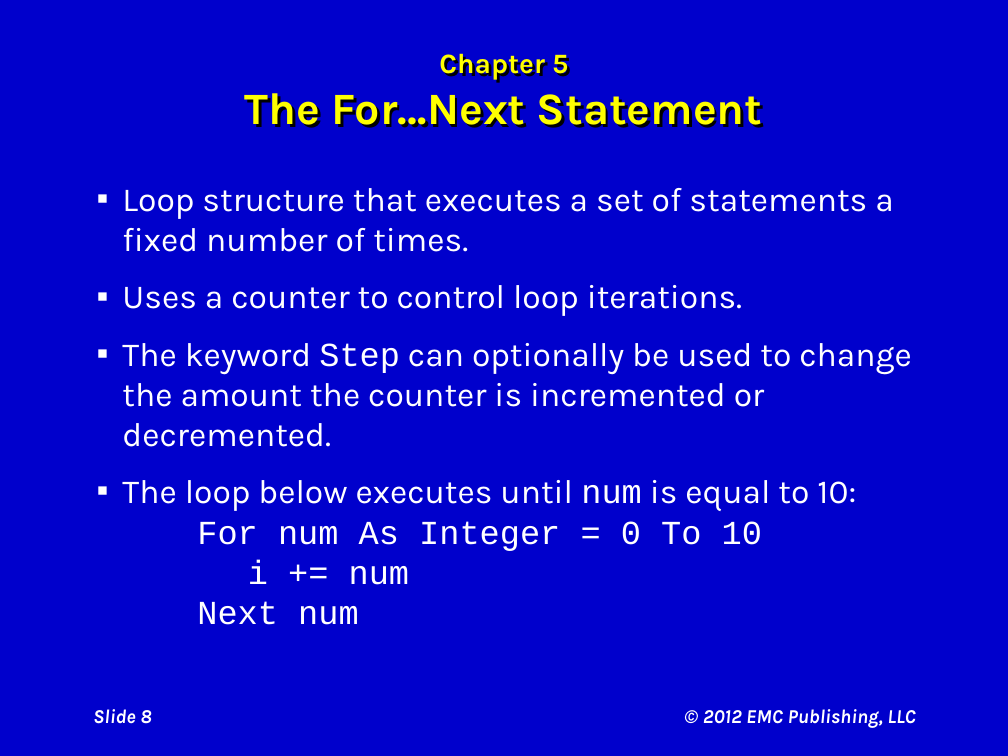
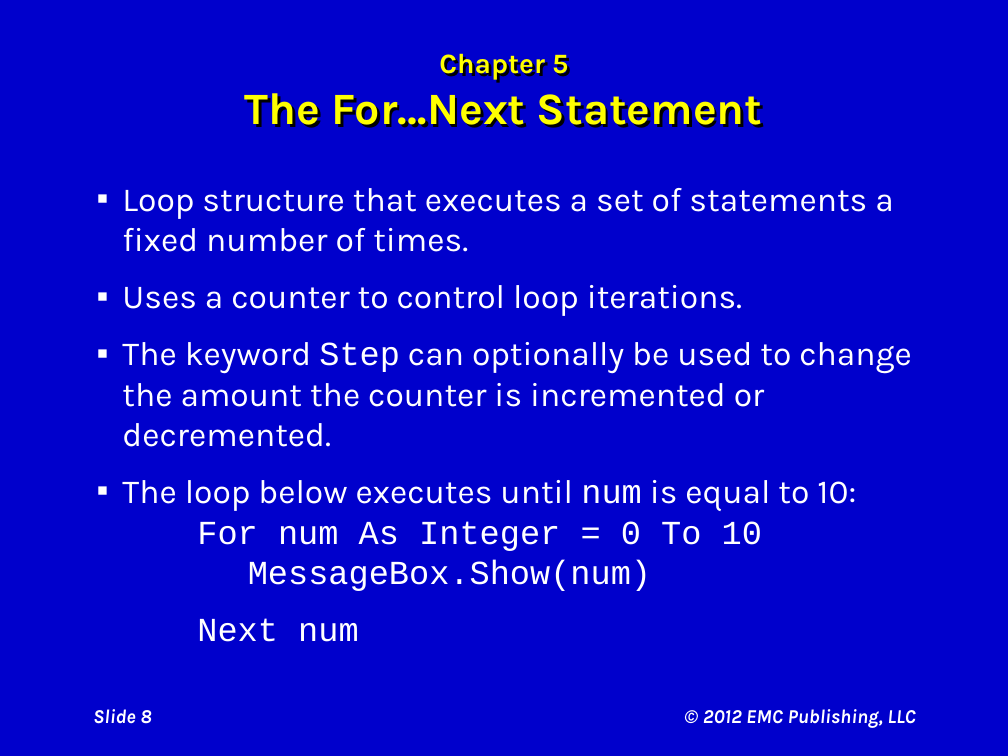
Before and after one commit to rvolyar/MHSCompSci, a slide deck: slide 8 of assets/courses/compsci1/Cosma/Ch05 Visual Aids.pptx. Drawn at 1008x756 pixels with LibreOffice and Linux fonts; fonts in the diff are those of the drawing. Boxes give left, top, right and bottom in pixels: in the first picture for what was removed or moved away, otherwise in the second. Text is boxed around its words. In the diff, an @@ line names an element or a change of style, - is before the commit and + after.

```diff
--- a/assets/courses/compsci1/Cosma/Ch05 Visual Aids.pptx
+++ b/assets/courses/compsci1/Cosma/Ch05 Visual Aids.pptx
@@ text at [122, 480, 856, 642]: text changed; font Karla to Courier New @@
-▪ The loop below executes until num is equal to 10:
-  For num As Integer = 0 To 10
-  i += num
-  Next num
+▪ The loop below executes until num is equal to 10:
+  For num As Integer = 0 To 10
+  MessageBox.Show(num)
+Next num
```
Also in this commit, not shown: 2 other slides changed, 7 other files.
